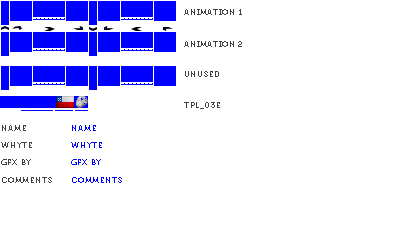
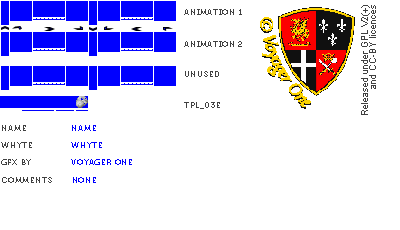
The second 400x230 image is a revision of the first. Changes to its layers:
added layer "voy1logo" above "purchase" over box(260, 5, 376, 115)
removed layer "flag" from group "purchase" over box(56, 96, 74, 108)
renamed "gfx by" to "voyager one", painted on it over box(71, 159, 132, 165)
renamed "comments" to "none", painted on it over box(72, 177, 122, 183)
painted on "blue_purchase" over box(21, 110, 76, 111)